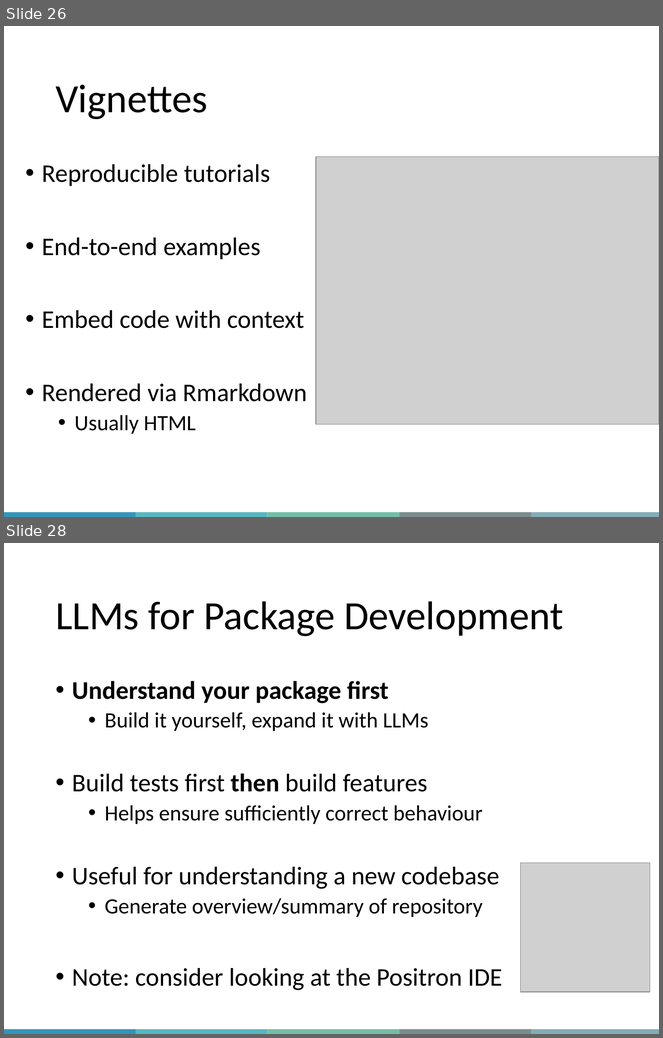
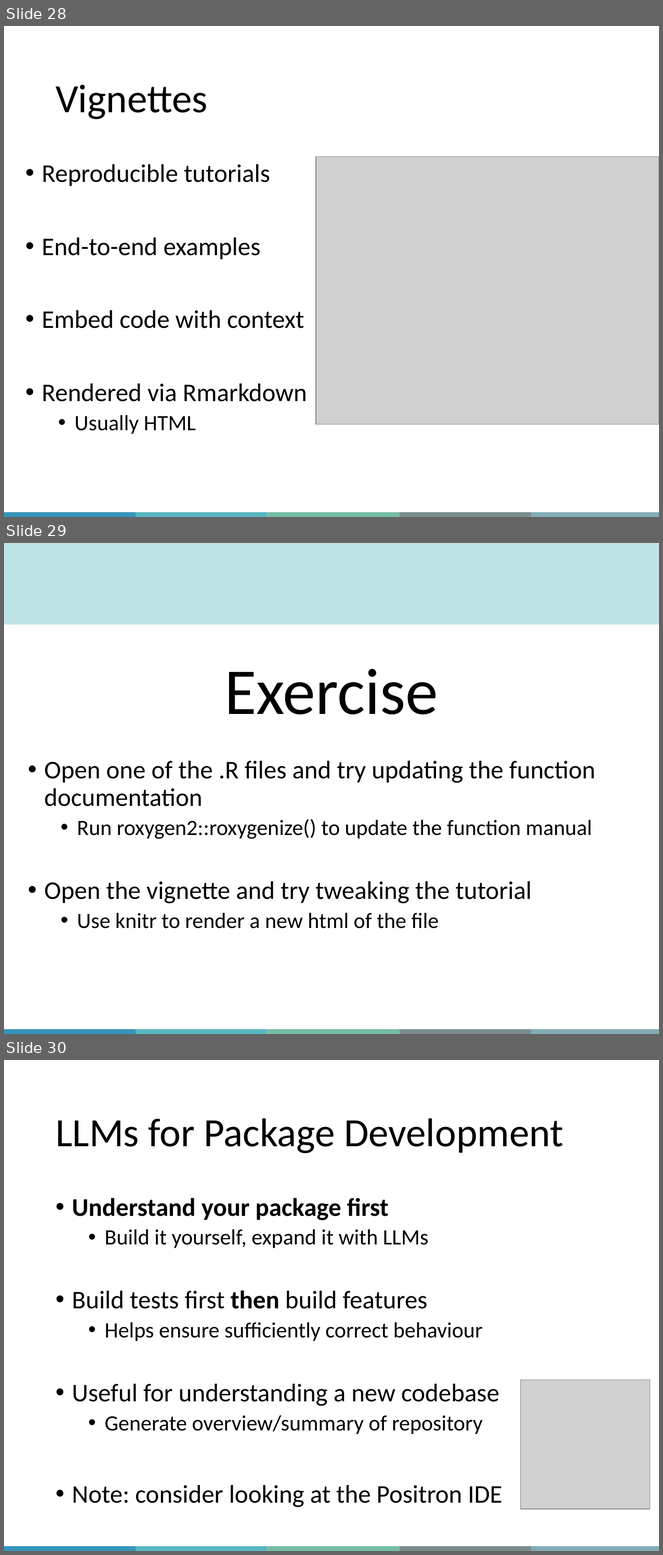
Before and after one commit to QLS-MiCM/RPackageDevelopment, a slide deck: Slides/RPackageDevelopment_Slides.pptx. Shown one above the other, each under a label of ours: slides 26 and 28 before the commit, slides 28, 29 and 30 after it; the slides between them are not shown. The pictures are 663x1038 and 663x1555 pixels, drawn with LibreOffice and Linux fonts; fonts in the diff are those of the drawing; grey boxes stand for pictures; background and template pictures are left out. Boxes give left, top, right and bottom in pixels: in the first picture for what was removed or moved away, otherwise in the second. Text is boxed around its words. In the diff, an @@ line names an element or a change of style, - is before the commit and + after.

```diff
--- a/Slides/RPackageDevelopment_Slides.pptx
+++ b/Slides/RPackageDevelopment_Slides.pptx
@@ slide 29 added at [4,543,659,1034], background #FFFFFF; not listed: 5 template elements that a slide beside it also shows @@
@@ rectangle added at [4,543,659,624], fill #BCE2E6, outline #C8E5DC 1 pt @@
@@ text added at [224,669,438,715], 72 pt, text #000000 @@
+Exercise
@@ text added at [44,761,596,929], 28 pt, text #000000 @@
+• Open one of the .R files and try updating the function documentation
+  • Run roxygen2::roxygenize() to update the function manual
+• Open the vignette and try tweaking the tutorial
+  • Use knitr to render a new html of the file
@@ what was slide 26 is now slide 28 @@
@@ what was slide 28 is now slide 30 @@
```
Also in this commit, not shown: 7 slides changed, 8 other slides added, 7 slides removed.
